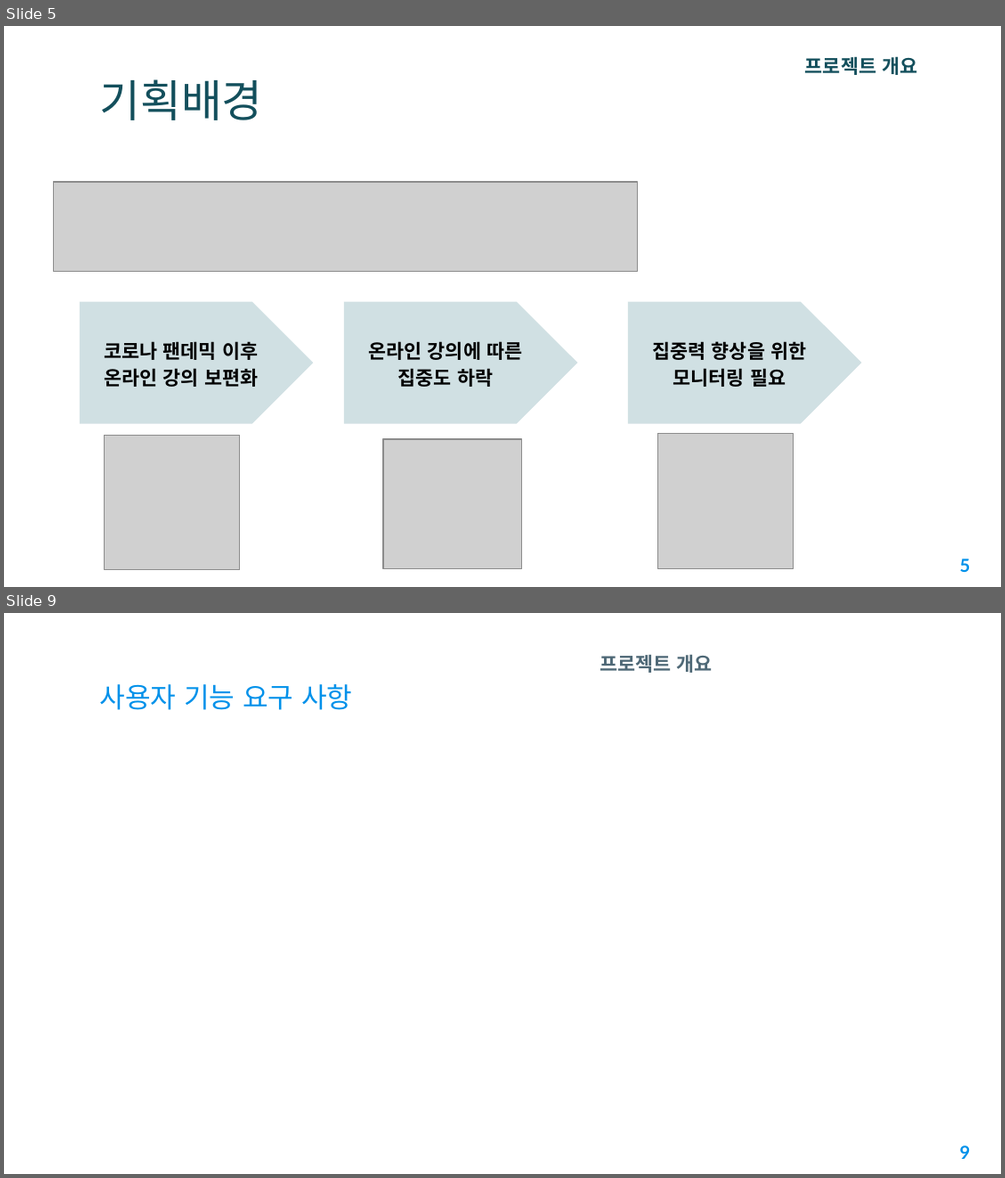
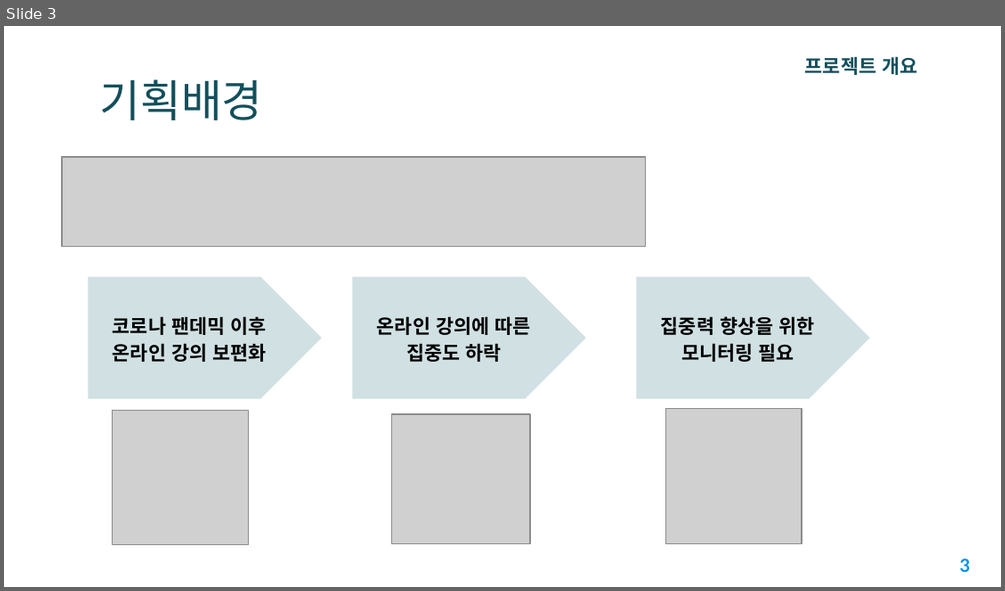
Before and after one commit to CQ-01/DrowsyDetect, a slide deck: concentration_detect/2조_온라인수강_집중도_감지시스템_프로젝트.pptx. Shown one above the other, each under a label of ours: slides 5 and 9 before the commit, slide 3 after it; the slides between them are not shown. The pictures are 1005x1178 and 1005x591 pixels, drawn with LibreOffice and Linux fonts; fonts in the diff are those of the drawing; grey boxes stand for pictures; background and template pictures are left out. Boxes give left, top, right and bottom in pixels: in the first picture for what was removed or moved away, otherwise in the second. Text is boxed around its words. In the diff, an @@ line names an element or a change of style, - is before the commit and + after.

```diff
--- a/concentration_detect/2조_온라인수강_집중도_감지시스템_프로젝트.pptx
+++ b/concentration_detect/2조_온라인수강_집중도_감지시스템_프로젝트.pptx
@@ slide 9 removed at <box>4,613,1001,1174</box>, background picture (left out) @@
@@ text removed at <box>599,654,712,673</box> @@
-프로젝트 개요
@@ title removed at <box>100,684,352,710</box> @@
-사용자 기능 요구 사항
@@ page number removed at <box>960,1145,971,1159</box> @@
-9
@@ what was slide 5 is now slide 3 @@
@@ slide 3 changed as well @@
@@ 4 pictures, 3 pentagon arrows: place and size @@
-4 pictures, 3 pentagon arrows at <box>54,182,861,569</box>
+4 pictures, 3 pentagon arrows at <box>62,157,869,544</box>
@@ page number at <box>960,558,971,572</box>: text changed @@
-5
+3
```
Also in this commit, not shown: 5 other slides changed, 2 slides added, 7 other slides removed.
